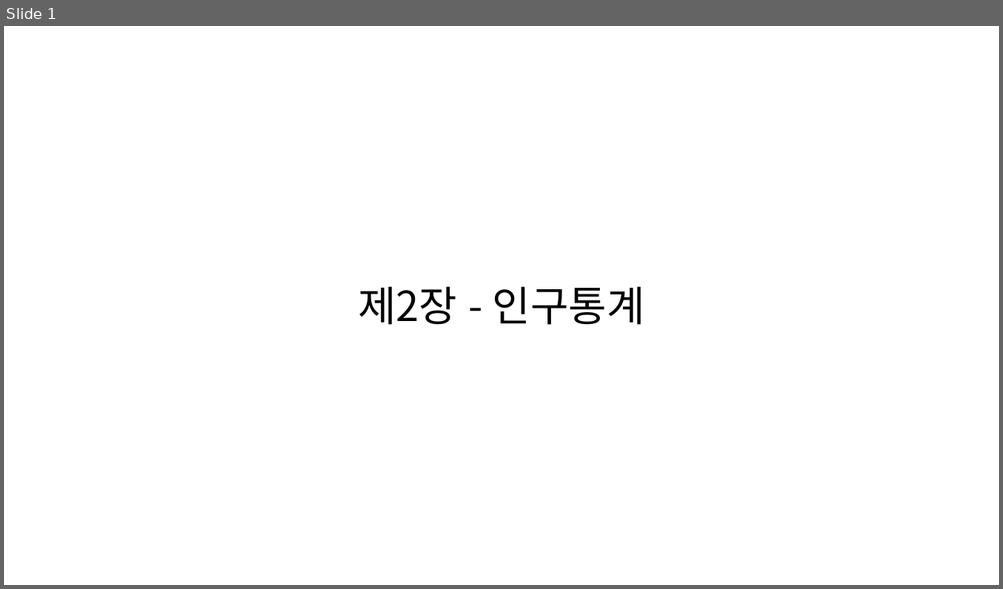
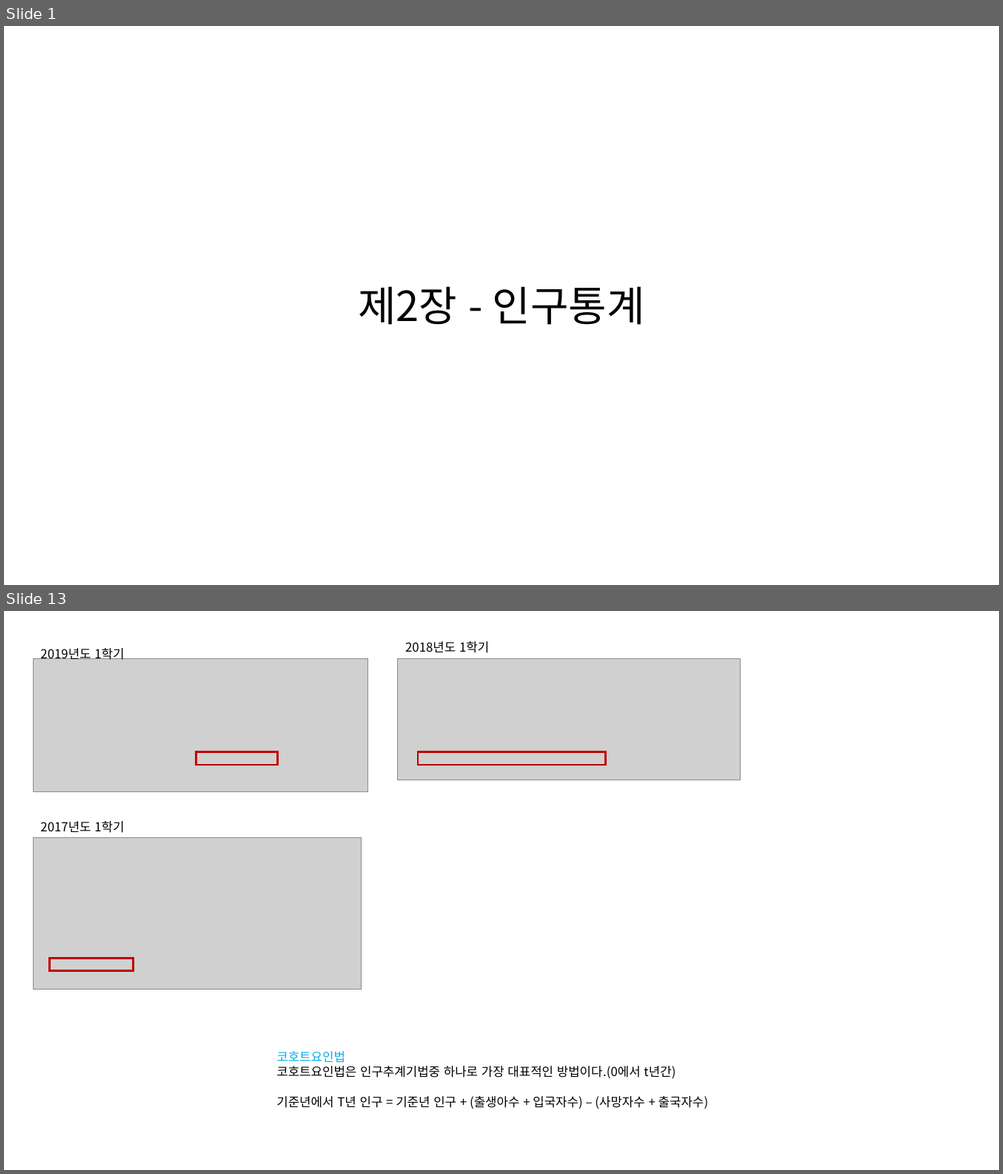
Before and after one commit to KNOU-STUDY/KNOU-UNDERSTANDING-NATIONAL-STATISTICS, a slide deck: previous_question/2장-인구통계.pptx. Shown one above the other, each under a label of ours: slide 1 before the commit, slides 1 and 13 after it; the slides between them are not shown. The pictures are 1003x589 and 1003x1174 pixels, drawn with LibreOffice and Linux fonts; fonts in the diff are those of the drawing; grey boxes stand for pictures. Boxes give left, top, right and bottom in pixels: in the first picture for what was removed or moved away, otherwise in the second. Text is boxed around its words. In the diff, an @@ line names an element or a change of style, - is before the commit and + after.

```diff
--- a/previous_question/2장-인구통계.pptx
+++ b/previous_question/2장-인구통계.pptx
@@ slide 13 added at (x1=4, y1=611, x2=999, y2=1170), background #FFFFFF @@
@@ text added at (x1=40, y1=648, x2=124, y2=660), 12 pt, text #000000 @@
+2019년도 1학기
@@ text added at (x1=405, y1=641, x2=489, y2=653), 12 pt, text #000000 @@
+2018년도 1학기
@@ picture added at (x1=33, y1=659, x2=367, y2=792) @@
@@ picture added at (x1=398, y1=659, x2=740, y2=780) @@
@@ rectangle added at (x1=196, y1=752, x2=278, y2=765), outline #C00000 2 pt @@
@@ rectangle added at (x1=418, y1=752, x2=606, y2=765), outline #C00000 2 pt @@
@@ text added at (x1=40, y1=821, x2=124, y2=833), 12 pt, text #000000 @@
+2017년도 1학기
@@ picture added at (x1=33, y1=838, x2=361, y2=990) @@
@@ rectangle added at (x1=50, y1=958, x2=133, y2=971), outline #C00000 2 pt @@
@@ text added at (x1=276, y1=1051, x2=708, y2=1109), 12 pt, text #000000 @@
+코호트요인법
+코호트요인법은 인구추계기법중 하나로 가장 대표적인 방법이다.(0에서 t년간)
+기준년에서 T년 인구 = 기준년 인구 + (출생아수 + 입국자수) – (사망자수 + 출국자수)
```
Also in this commit, not shown: 3 slides changed, 8 other slides added, 13 slides removed.
